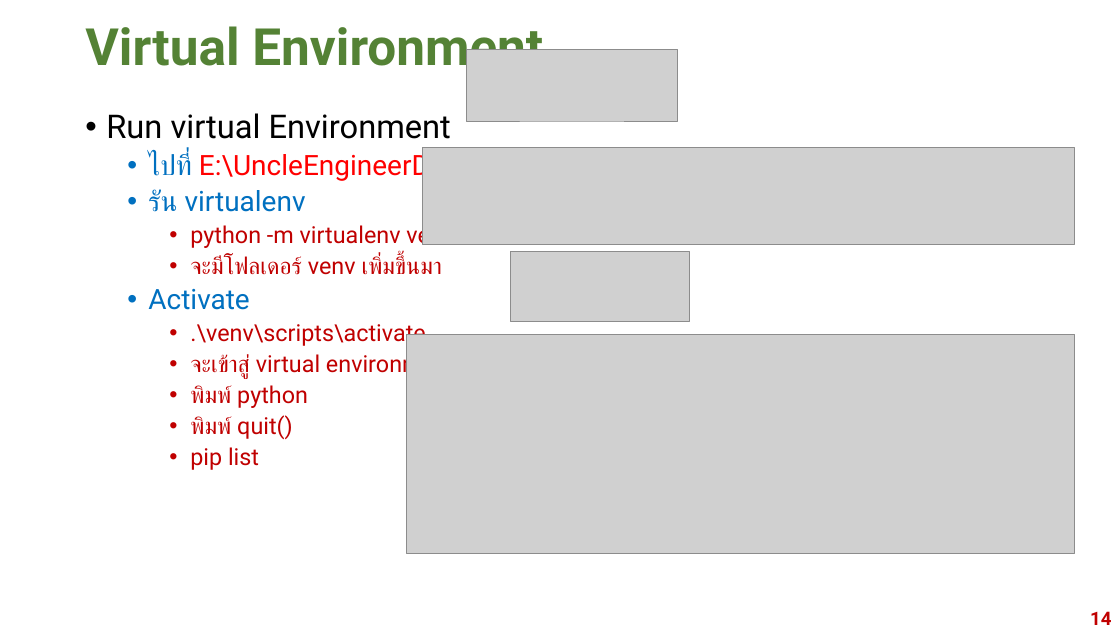
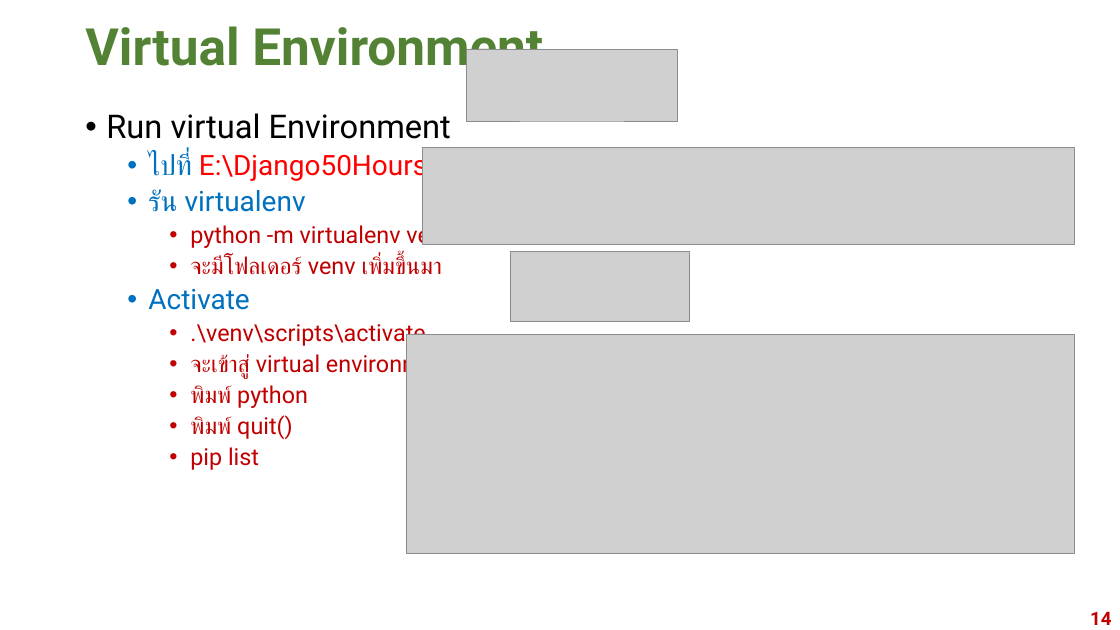
Before and after one commit to ratchakoonprn/Django50Hours, a slide deck: slide 14 of PPT/EP1-2020-05-25.pptx. Drawn at 1120x630 pixels with LibreOffice and Linux fonts; fonts in the diff are those of the drawing; grey boxes stand for pictures. Boxes give left, top, right and bottom in pixels: in the first picture for what was removed or moved away, otherwise in the second. Text is boxed around its words. In the diff, an @@ line names an element or a change of style, - is before the commit and + after.

```diff
--- a/PPT/EP1-2020-05-25.pptx
+++ b/PPT/EP1-2020-05-25.pptx
@@ text at [148,149,427,182]: text changed @@
-  • ไปที่ E:\UncleEngineerDjango
+  • ไปที่ E:\Django50Hours
```
Also in this commit, not shown: 1 other slide changed, 4 other files.
